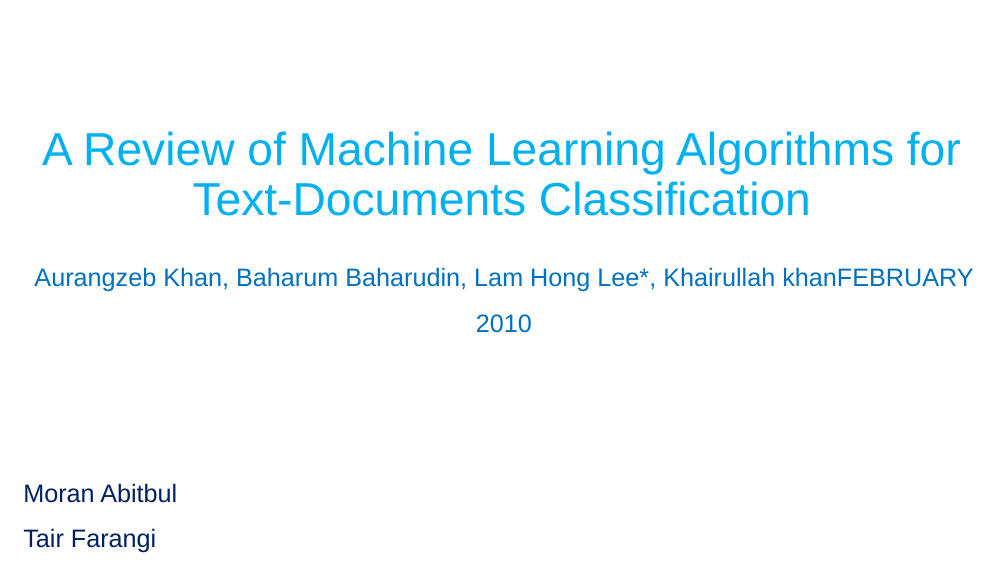
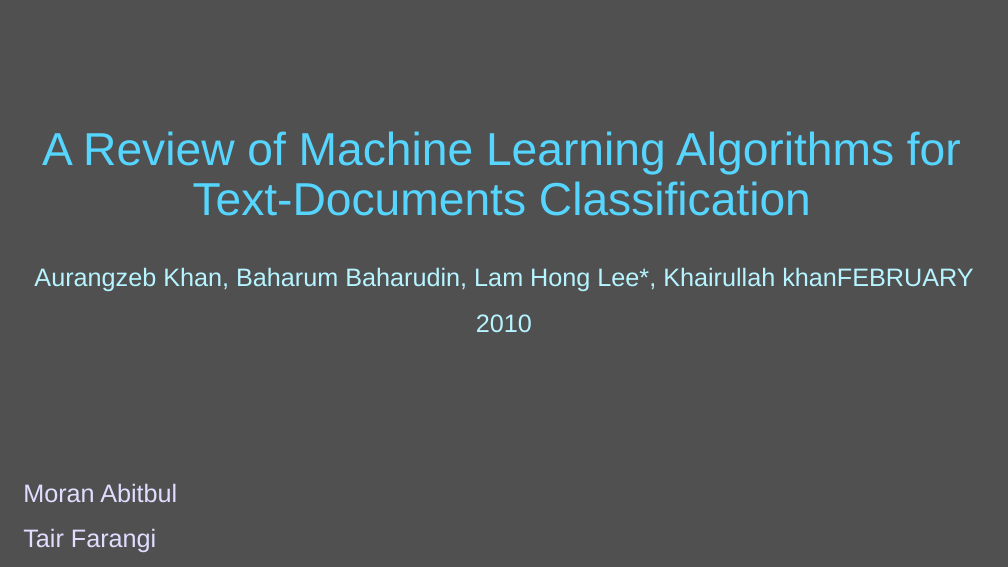
Before and after one commit to moran-abitbul/PreFix, a slide deck: slide 1 of server/uploads/updated-semi.pptx. Drawn at 1008x567 pixels with LibreOffice and Linux fonts; fonts in the diff are those of the drawing. Boxes give left, top, right and bottom in pixels: in the first picture for what was removed or moved away, otherwise in the second. Text is boxed around its words. In the diff, an @@ line names an element or a change of style, - is before the commit and + after.

```diff
--- a/server/uploads/updated-semi.pptx
+++ b/server/uploads/updated-semi.pptx
@@ background #FFFFFF to #505050 @@
@@ text "A Review of Machine Learning ..." at bbox=[42, 131, 961, 216]: text colour #00B0F0 to #56D5FF @@
@@ text "Aurangzeb Khan, Baharum Baharudin, Lam ..." at bbox=[34, 267, 973, 332]: text colour #0070C0 to #B6F4FF @@
@@ text "Moran Abitbul" at bbox=[23, 483, 177, 552]: text colour #002060 to #E0DDFF @@
```
Also in this commit, not shown: 1 other slide changed, 9 other files.
